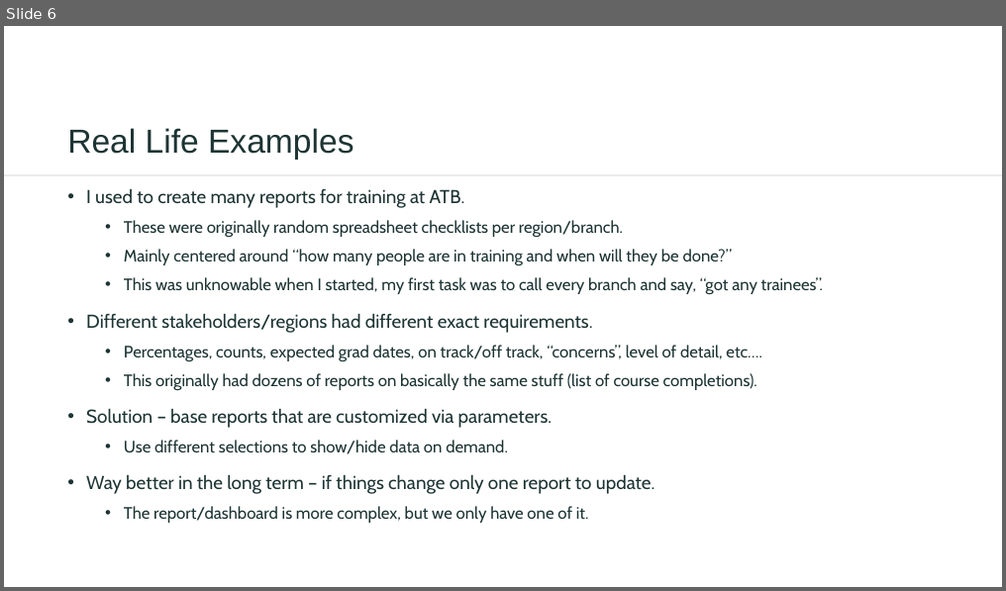
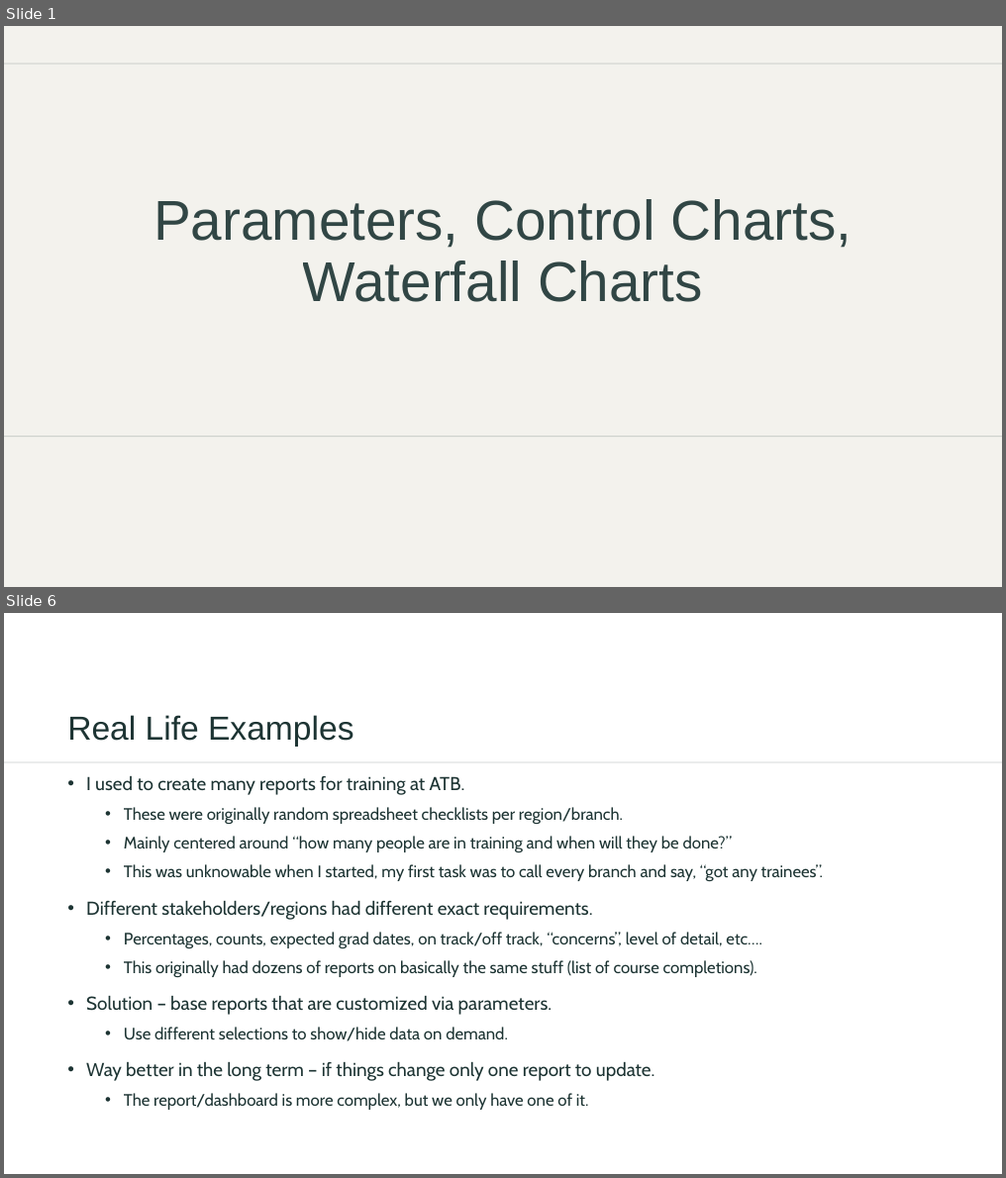
Before and after one commit to AkeemSemper/ml_datasets, a slide deck: slides/009_params_control_waterfall.pptx. Shown one above the other, each under a label of ours: slide 6 before the commit, slides 1 and 6 after it; the slides between them are not shown. The pictures are 1006x591 and 1006x1178 pixels, drawn with LibreOffice and Linux fonts; fonts in the diff are those of the drawing. Boxes give left, top, right and bottom in pixels: in the first picture for what was removed or moved away, otherwise in the second. Text is boxed around its words. In the diff, an @@ line names an element or a change of style, - is before the commit and + after.

```diff
--- a/slides/009_params_control_waterfall.pptx
+++ b/slides/009_params_control_waterfall.pptx
@@ slide 1 added at box(4, 26, 1002, 587), background #F3F2ED @@
@@ line added from (1002, 64) to (4, 64), #1D3433 0.75 pt @@
@@ title added at box(153, 199, 852, 302), 54 pt, text #1D3433 at 90% opacity @@
+Parameters, Control Charts, Waterfall Charts
@@ line added from (1002, 437) to (4, 437), #1D3433 0.75 pt @@
```
Also in this commit, not shown: 5 slides changed, 2 other slides added, 1 slide removed, 3 other files.
